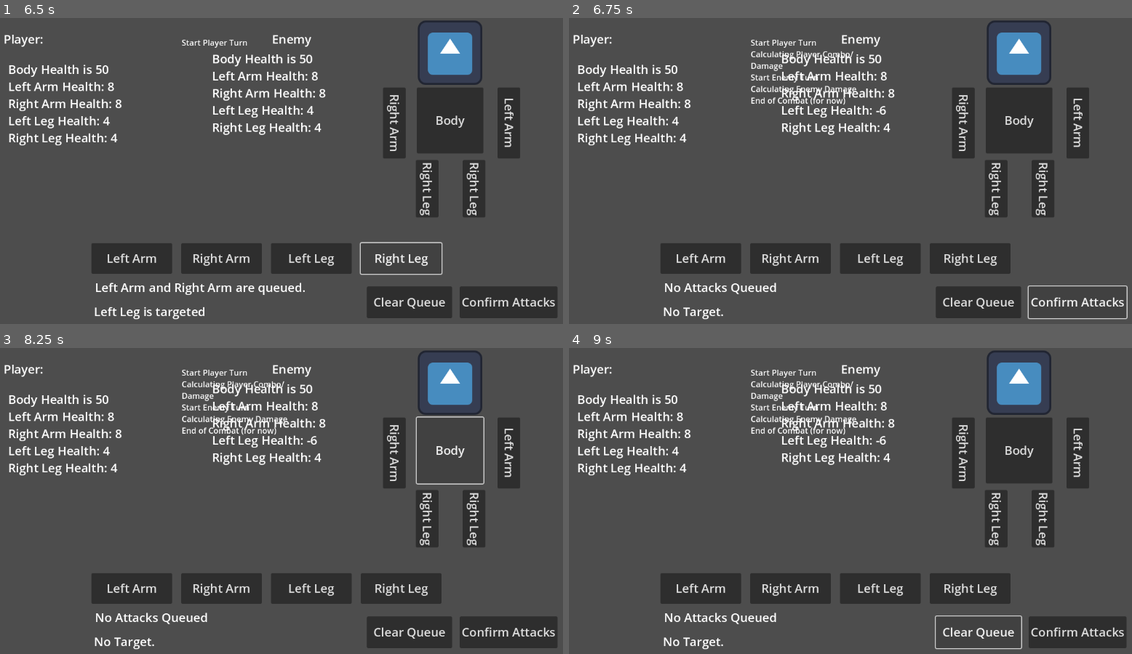
Above: before the commit, frames 1-4 (two rows, left to right).
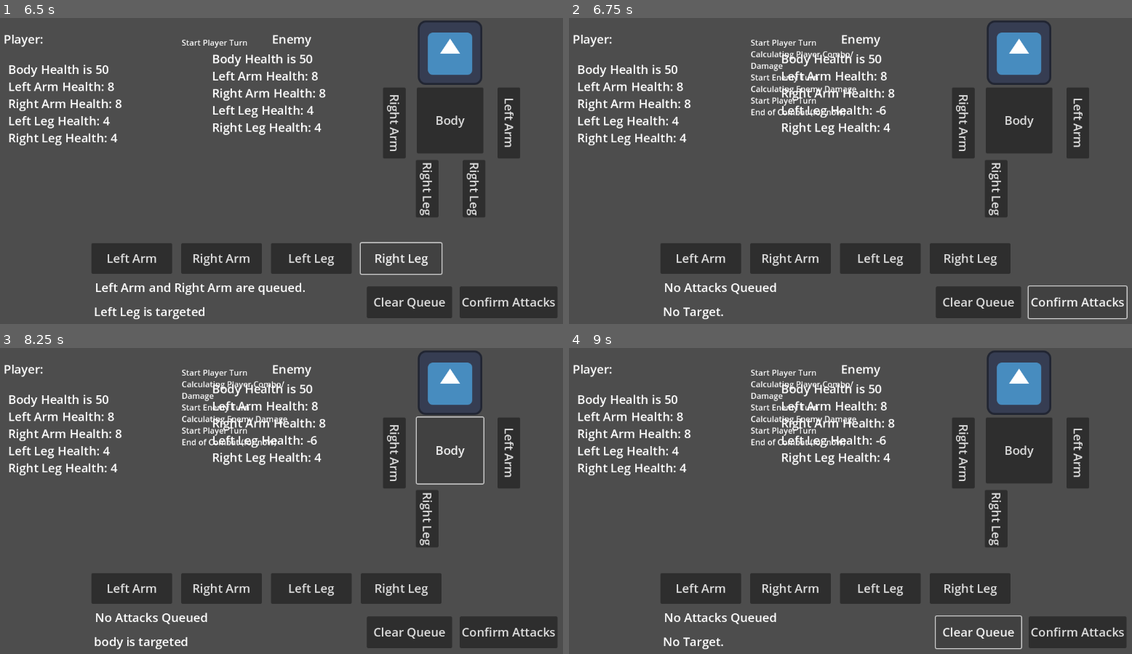
Above: after the commit, the same moments.

Repository: jdcalvelli/jrpg-staged-combat-prototype
Game: Godot game, scene res://Scenes/test_scene_CAM.tscn
Same seed, same stepped clock (60 frames per second), same inputs: the game is played once before the commit and once after it. The engine's default icon, where the game draws it, is replaced by a stand-in: a white triangle on a blue panel in a dark square.
Inputs:
- Up to frame 1 (6.5 s): click "Right Arm" at 0.5 s; click "Left Arm" at 1.25 s; click "Right Leg" at 2 s; click "Right Leg" at 2.75 s; click "Left Arm" at 3.5 s; click "Right Arm" at 4.25 s; click "Left Leg" at 5 s; click "Right Leg" at 5.75 s
- Up to frame 2 (6.75 s): click "Confirm Attacks" at 6.5 s
- Up to frame 3 (8.25 s): click "Confirm Attacks" at 7.25 s; click "Body" at 8 s
- Up to frame 4 (9 s): click "Clear Queue" at 8.75 s

Frame 1 is identical in both runs. In frame 2, 1.0% of the frame differs, in the area x 32-87%, y 25-66%; in frame 3, 1.3%, in the area x 16-87%, y 25-99%; in frame 4, 1.0%.

Commit message:
broken limbs on the enemy will now disappear and can't be targeted.

Diff:
--- a/Scenes/test_scene_CAM.tscn
+++ b/Scenes/test_scene_CAM.tscn
@@ -89,7 +89,7 @@
 text = "Right Leg
 "
 
-[node name="GameManager" type="Node2D" parent="." node_paths=PackedStringArray("_player", "_enemy", "_playerText", "_attackQueueText", "_enemyText", "_enemyBody", "_enemyLeftArm", "_enenmyRightArm", "_enemyLeftLeg", "_enemyRightLeg", "_tempCombatLog", "_targetText")]
+[node name="GameManager" type="Node2D" parent="." node_paths=PackedStringArray("_player", "_enemy", "_playerText", "_attackQueueText", "_enemyText", "_enemyBody", "_enemyLeftArm", "_enemyRightArm", "_enemyLeftLeg", "_enemyRightLeg", "_tempCombatLog", "_targetText")]
 script = ExtResource("1_rfevd")
 _player = NodePath("../PlayerController")
 _enemy = NodePath("../EnemyController")
@@ -98,7 +98,7 @@
 _enemyText = NodePath("EnemyStats")
 _enemyBody = NodePath("../EnemyBody")
 _enemyLeftArm = NodePath("../EnemyLeftArm")
-_enenmyRightArm = NodePath("../EnemyRightArm")
+_enemyRightArm = NodePath("../EnemyRightArm")
 _enemyLeftLeg = NodePath("../EnemyLeftLeg")
 _enemyRightLeg = NodePath("../EnemyRightLeg")
 _tempCombatLog = NodePath("TempCombatLog")
--- a/Scripts/GameManager.gd
+++ b/Scripts/GameManager.gd
@@ -13,7 +13,7 @@
 #References to the Enemy Buttons so we can deactivate them when the part is dead.
 @export var _enemyBody: Button
 @export var _enemyLeftArm: Button
-@export var _enenmyRightArm: Button
+@export var _enemyRightArm: Button
 @export var _enemyLeftLeg: Button
 @export var _enemyRightLeg: Button
 
@@ -51,7 +51,29 @@
 		+ ("\nRight Arm Health: %s" % _enemyMech.mechParts["rightArm"].partHealth) \
 		+ ("\nLeft Leg Health: %s" % _enemyMech.mechParts["leftLeg"].partHealth) \
 		+ ("\nRight Leg Health: %s") % _enemyMech.mechParts["rightLeg"].partHealth
+
+	_deactivateEnemyLimbs()
 	pass
+
+func _deactivateEnemyLimbs():
+	for part in _enemyMech.mechParts:
+		if _enemyMech.mechParts[part].partHealth <= 0:
+			match _enemyMech.mechParts[part].partName:
+				"body":
+					_enemyBody.visible = false
+					pass
+				"Right Arm":
+					_enemyRightArm.visible = false
+				"Left Arm":
+					_enemyLeftArm.visible = false
+					pass
+				"Right Leg":
+					_enemyRightLeg.visibe = false
+					pass
+				"Left Leg":
+					_enemyLeftLeg.visible = false
+					pass
+
 
 func _transition_to_player_calc():
 	if _state != States.PLAYER_TURN: return
@@ -101,6 +123,7 @@
 			pass
 		States.END:
 			print("End of Combat")
+			_change_state(States.START)
 			_tempCombatLog.text += "End of Combat (for now) \n"
 			pass
 	pass
